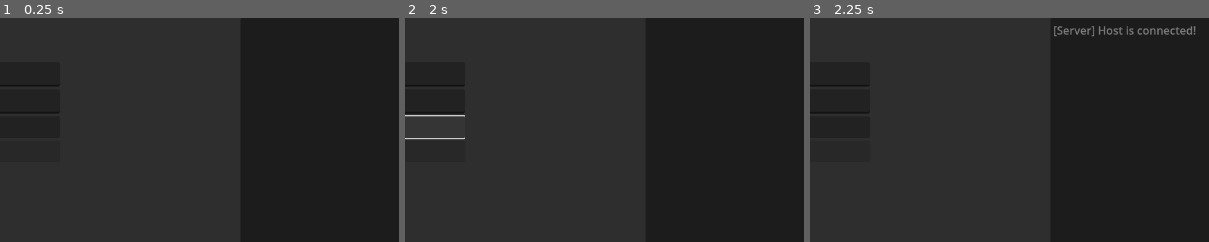
Above: before the commit, frames 1-3 (left to right).
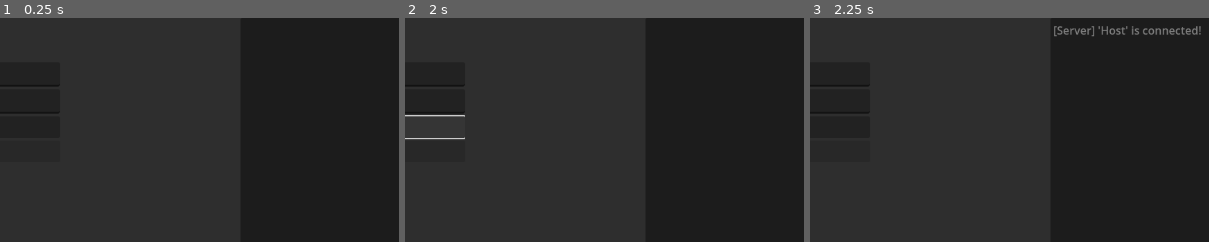
Above: after the commit, the same moments.

Repository: dyriusdev/Godot-Online
Game: Godot game, scene res://ui.tscn
Two runs of this game, one before a commit and one after it. Both use one fixed random seed, a clock stepped at 60 frames per second and the inputs below.
Inputs (mouse positions are % of the whole screen's width and height, from its top left):
- Up to frame 1 (0.25 s): no input
- Up to frame 2 (2 s): click (15, 13) at 0.52 s; type "Alex" at 0.6 s; click (17, 19) at 0.75 s; type "Alex" at 0.83 s; click (75, 95) at 0.98 s; type "12" at 1.07 s; click "Connect" at 1.25 s
- Up to frame 3 (2.25 s): click "Host" at 2 s
The pictures show only the part of the screen within x 20-70%, y 0-50%; the shares and areas given below are measured in that part.

Frames 1-2 are identical in both runs. In frame 3, 0.5% of the frame differs, in the area x 72-98%, y 3-8%.

Commit message:
Chat functionality added

Diff:
--- a/godot-online/ui.gd
+++ b/godot-online/ui.gd
@@ -13,13 +13,20 @@
 	Network.client_loaded.rpc_id(1)
 	pass
 
+func _input(_event : InputEvent) -> void:
+	if Input.is_key_pressed(KEY_ENTER) and not chat_input.text.is_empty():
+		rpc("send_message", "[%s] : %s\n" % [Network.local_data["name"], chat_input.text])
+		chat_output.text += "[You] : %s\n" % chat_input.text
+		chat_input.clear()
+	pass
+
 func _on_client_connected(id : int, info : Dictionary) -> void:
 	Network.clients[id] = info
-	chat_output.text += "[Server] %s is connected!\n" % info["name"]
+	chat_output.text += "[Server] '%s' is connected!\n" % info["name"]
 	pass
 
 func _on_client_disconnected(id : int, nick : String) -> void:
-	chat_output.text += "[Server] client %s is disconnected!\n" % nick
+	chat_output.text += "[Server] client '%s' is disconnected!\n" % nick
 	Network.clients.erase(id)
 	pass
 
@@ -35,7 +42,17 @@
 	if ip_input.text.is_valid_ip_address() and not name_input.text.is_empty():
 		Network.local_data["name"] = name_input.text
 		Network.create_client(ip_input.text)
+		$VBox/Disconnect.disabled = false
 	pass
 
 func _on_disconnect_pressed() -> void:
+	multiplayer.multiplayer_peer = null
 	pass
+
+
+
+@rpc("any_peer")
+func send_message(message : String) -> void:
+	if not message.is_empty():
+		chat_output.text += message
+	pass
